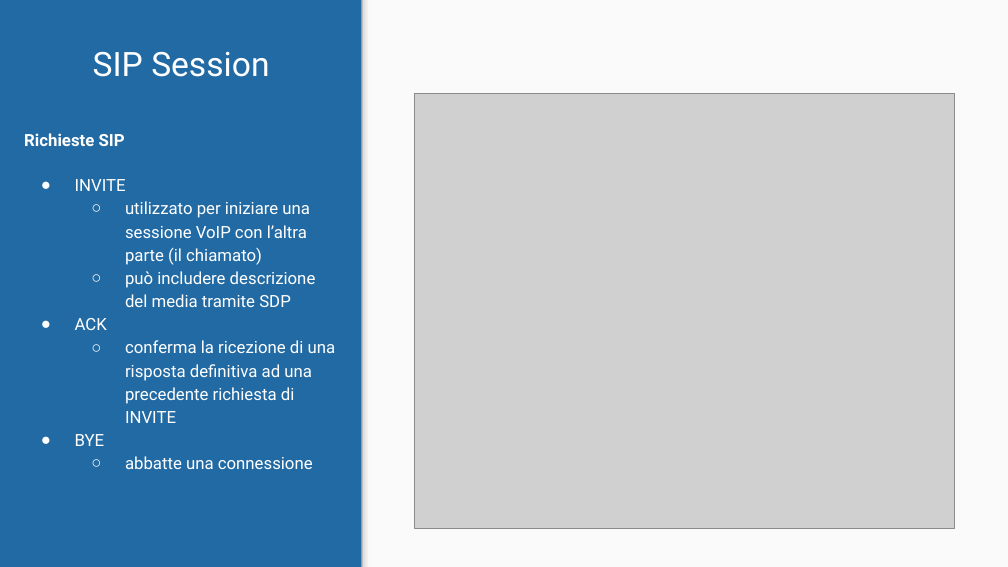
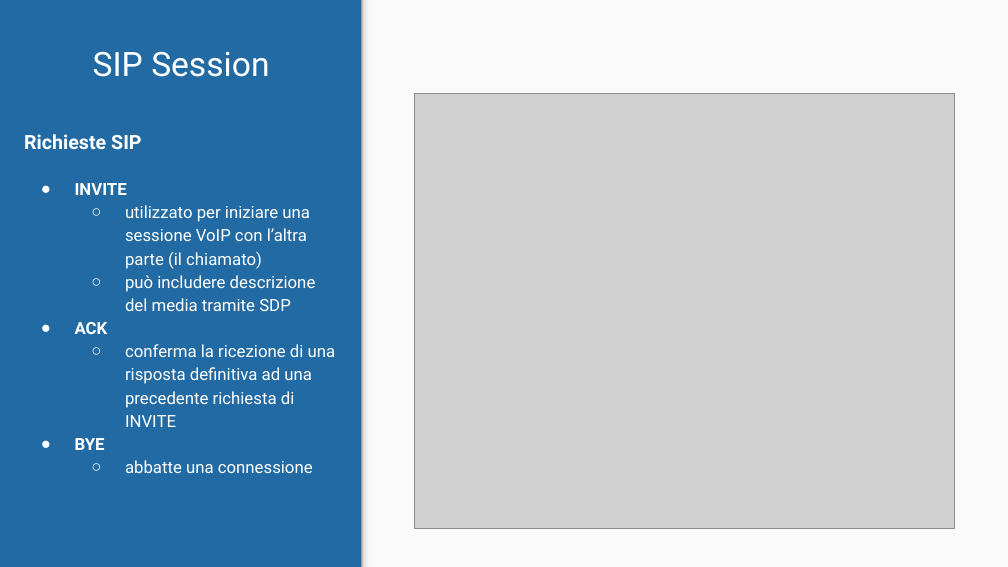
Before and after one commit to danielepelleg/VoIP, a slide deck: slide 3 of Documentation/VoIP UserAgent - Presentation.pptx (slide 2 before the commit). Drawn at 1008x567 pixels with LibreOffice and Linux fonts; fonts in the diff are those of the drawing; grey boxes stand for pictures. Boxes give left, top, right and bottom in pixels: in the first picture for what was removed or moved away, otherwise in the second. Text is boxed around its words. In the diff, an @@ line names an element or a change of style, - is before the commit and + after.

```diff
--- a/Documentation/VoIP UserAgent - Presentation.pptx
+++ b/Documentation/VoIP UserAgent - Presentation.pptx
@@ text at [24,134,141,450]: size 12 to 14 pt in "Richieste SIP"; bold on in "INVITE", "ACK", "BYE" @@
```
Also in this commit, not shown: 7 other slides changed, 14 slides added, 5 slides removed, 4 other files.
